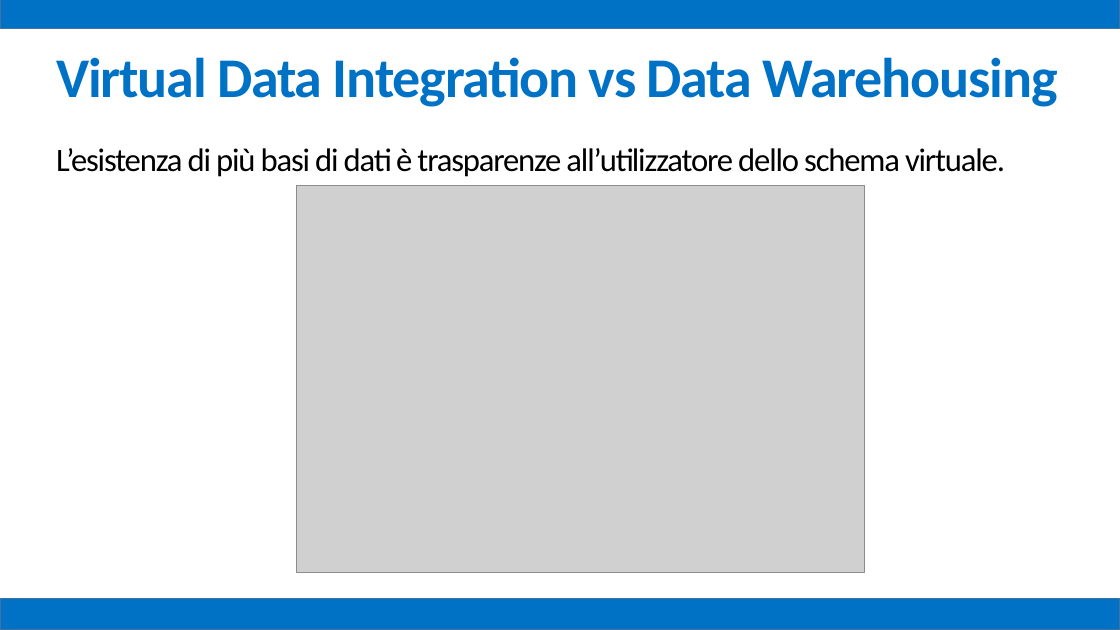
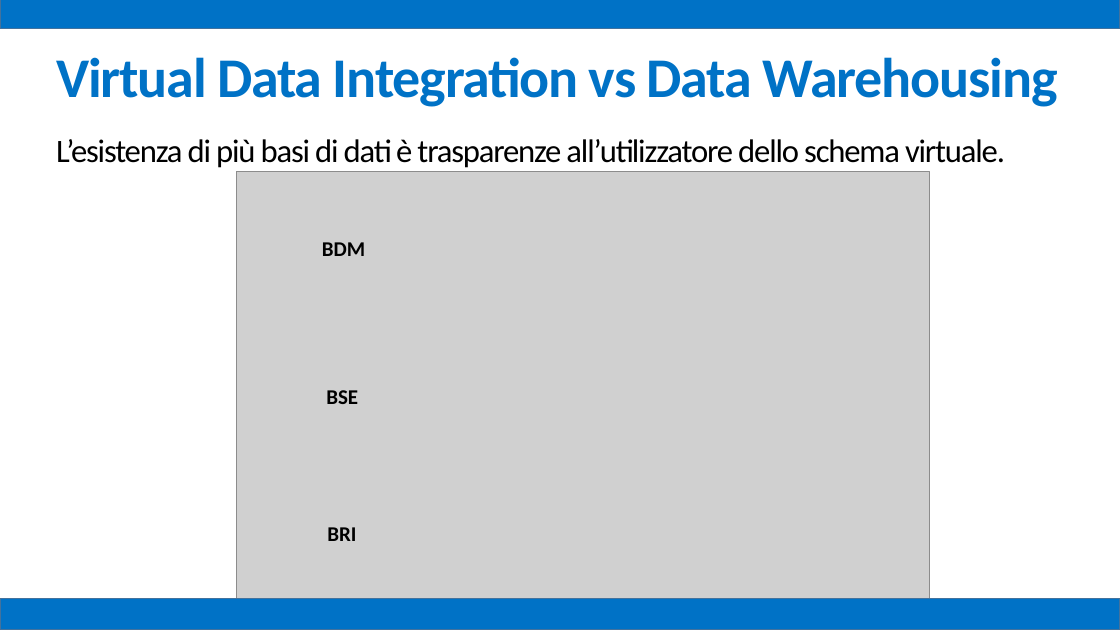
Before and after one commit to mz1991/ProgettoFebbraio2015, a slide deck: slide 66 of Febbraio 2015.pptx. Drawn at 1120x630 pixels with LibreOffice and Linux fonts; fonts in the diff are those of the drawing; grey boxes stand for pictures. Boxes give left, top, right and bottom in pixels: in the first picture for what was removed or moved away, otherwise in the second. Text is boxed around its words. In the diff, an @@ line names an element or a change of style, - is before the commit and + after.

```diff
--- a/Febbraio 2015.pptx
+++ b/Febbraio 2015.pptx
@@ text "L’esistenza di più basi di ...": place and size @@
-text "L’esistenza di più basi di ..." at (56, 148, 1005, 177)
+text "L’esistenza di più basi di ..." at (56, 139, 1005, 168)
@@ picture: place and size @@
-picture at (297, 185, 865, 572)
+picture at (236, 172, 929, 599)
@@ text added at (322, 242, 365, 256), 18 pt, text #000000, bold @@
+BDM
@@ text added at (326, 390, 358, 404), 18 pt, text #000000, bold @@
+BSE
@@ text added at (327, 527, 356, 541), 18 pt, text #000000, bold @@
+BRI
```
Also in this commit, not shown: 1 other slide changed.
